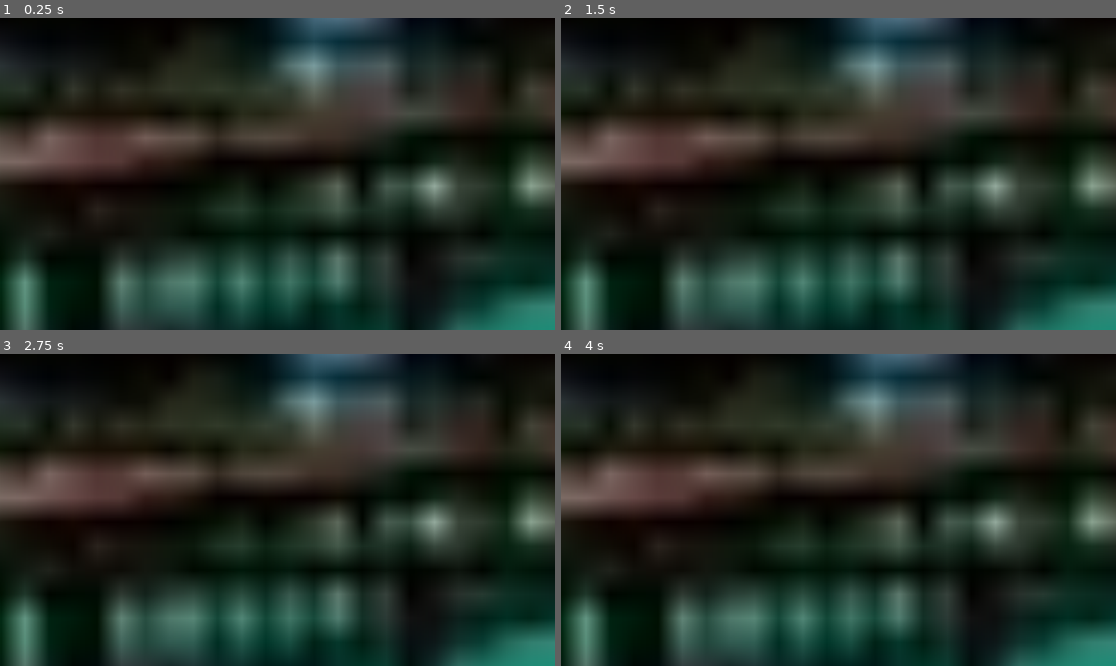
Above: before the commit, frames 1-4 (two rows, left to right).
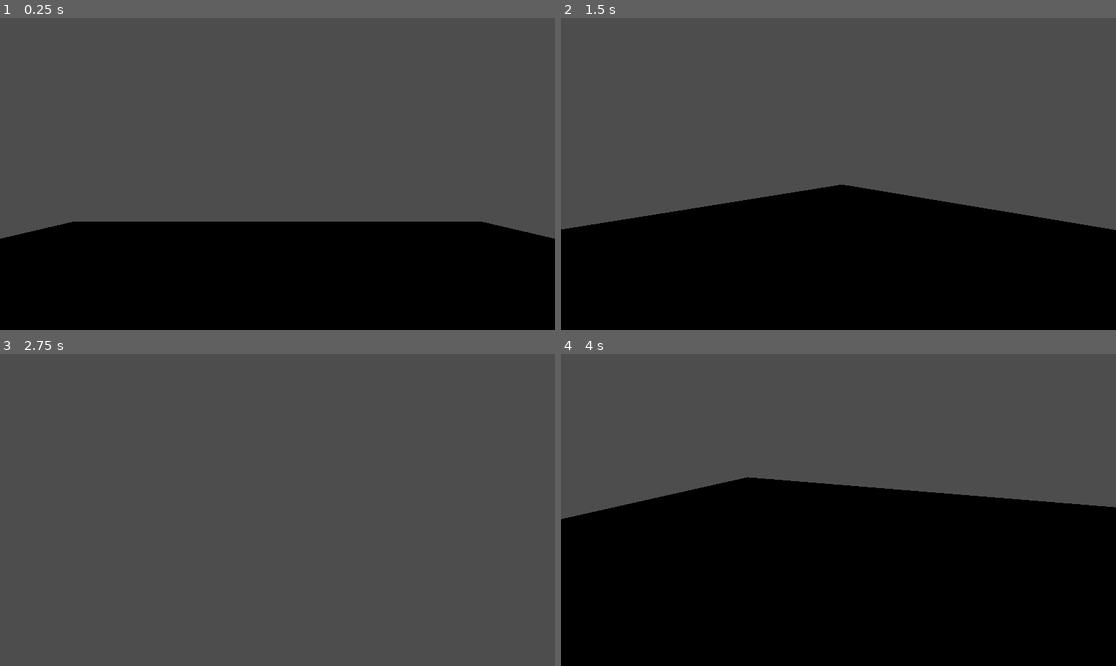
Above: after the commit, the same moments.

Repository: LordYamoshi/Team-15-Pre-Columbiaanse-Kunst
Game: Godot game, scene res://Scenes/game_manager.tscn
Two runs of this game, one before a commit and one after it. Both use one fixed random seed, a clock stepped at 60 frames per second and the inputs below. Before the commit the project starts from res://Scenes/Game_Test.tscn.
Inputs (mouse positions are in pixels of both pictures, inside the frame that each line leads up to):
- Up to frame 1 (0.25 s): no input
- Up to frame 2 (1.5 s): tap Enter at 0.5 s; move the mouse to (960, 158) at 0.52 s; tap Space at 1.25 s; move the mouse to (727, 189) at 1.27 s
- Up to frame 3 (2.75 s): tap Enter at 2 s; move the mouse to (333, 441) at 2.02 s
- Up to frame 4 (4 s): tap Space at 2.75 s; move the mouse to (810, 572) at 2.77 s; tap Enter at 3.5 s; move the mouse to (1005, 556) at 3.52 s

The runs differ from the first frame. In frame 1, 85% of the frame differs, in the area x 0-100%, y 0-100%; in frame 2, 83%; in frame 3, 91%; in frame 4, 79%.

Commit message:
stage scene en player camera code

Diff:
--- a/Scenes/Game_Test.tscn
+++ b/Scenes/Game_Test.tscn
@@ -1,7 +1,7 @@
 [gd_scene load_steps=4 format=3 uid="uid://dn1en6utafc2a"]
 
 [ext_resource type="Texture2D" uid="uid://dork1hd8j75f5" path="res://2D Assets/test_1.jpg" id="1_6m35g"]
-[ext_resource type="Script" path="res://Scenes/Scroller.gd" id="1_l3tu2"]
+[ext_resource type="Script" path="res://Scripts/Scroller.gd" id="1_l3tu2"]
 [ext_resource type="Texture2D" uid="uid://dqafa8nkf3qwj" path="res://2D Assets/test_2.jpg" id="2_7t2pb"]
 
 [node name="GameTest" type="Node2D"]
--- a/Scenes/game_manager.tscn
+++ b/Scenes/game_manager.tscn
@@ -1,6 +1,9 @@
-[gd_scene load_steps=2 format=3 uid="uid://ctgslwlohum0r"]
+[gd_scene load_steps=3 format=3 uid="uid://ctgslwlohum0r"]
 
-[ext_resource type="Script" path="res://game_manager.gd" id="1_qbukx"]
+[ext_resource type="Script" path="res://Scripts/game_manager.gd" id="1_qbukx"]
+[ext_resource type="PackedScene" uid="uid://dj1kvqenmdado" path="res://Scenes/stage.tscn" id="2_wdiiy"]
 
 [node name="GameManager" type="Node"]
 script = ExtResource("1_qbukx")
+
+[node name="Stage" parent="." instance=ExtResource("2_wdiiy")]
--- /dev/null
+++ b/Scenes/stage.tscn
@@ -0,0 +1,23 @@
+[gd_scene load_steps=3 format=3 uid="uid://dj1kvqenmdado"]
+
+[ext_resource type="Script" path="res://Scripts/player.gd" id="1_uf0tx"]
+
+[sub_resource type="CapsuleShape3D" id="CapsuleShape3D_0nlon"]
+
+[node name="Stage" type="Node3D"]
+
+[node name="CSGBox3D" type="CSGBox3D" parent="."]
+transform = Transform3D(1, 0, 0, 0, 1, 0, 0, 0, 1, 0, -0.5, 0)
+size = Vector3(15, 1, 15)
+
+[node name="Player" type="CharacterBody3D" parent="."]
+script = ExtResource("1_uf0tx")
+
+[node name="CollisionShape3D" type="CollisionShape3D" parent="Player"]
+transform = Transform3D(1, 0, 0, 0, 1, 0, 0, 0, 1, 0, 1, 0)
+shape = SubResource("CapsuleShape3D_0nlon")
+
+[node name="Head" type="Node3D" parent="Player"]
+transform = Transform3D(1, 0, 0, 0, 1, 0, 0, 0, 1, 0, 1.75, 0)
+
+[node name="Camera3D" type="Camera3D" parent="Player/Head"]
--- /dev/null
+++ b/Scripts/player.gd
@@ -0,0 +1,20 @@
+extends CharacterBody3D
+
+#player nodes/onready vars
+@onready var head = $Head
+@onready var camera = $Head/Camera3D
+
+const mouse_sensitivity = 0.2
+
+func _ready():
+	Input.set_mouse_mode(Input.MOUSE_MODE_CAPTURED)
+
+func _input(event):
+	#mouse look logic
+	if event is InputEventMouseMotion:
+		rotate_y(deg_to_rad(-event.relative.x * mouse_sensitivity))
+		head.rotate_x(deg_to_rad(-event.relative.y * mouse_sensitivity))
+		head.rotation.x = clamp(head.rotation.x, deg_to_rad(-89), deg_to_rad(89)) #89 broken!!
+
+	if event.is_action_pressed("ui_cancel"):
+		get_tree().quit()
--- a/project.godot
+++ b/project.godot
@@ -11,6 +11,6 @@
 [application]
 
 config/name="Team 15 HKU Game"
-run/main_scene="res://Scenes/Game_Test.tscn"
+run/main_scene="res://Scenes/game_manager.tscn"
 config/features=PackedStringArray("4.3", "Forward Plus")
 config/icon="res://icon.svg"
Renamed: Scenes/Scroller.gd -> Scripts/Scroller.gd
Renamed: game_manager.gd -> Scripts/game_manager.gd
